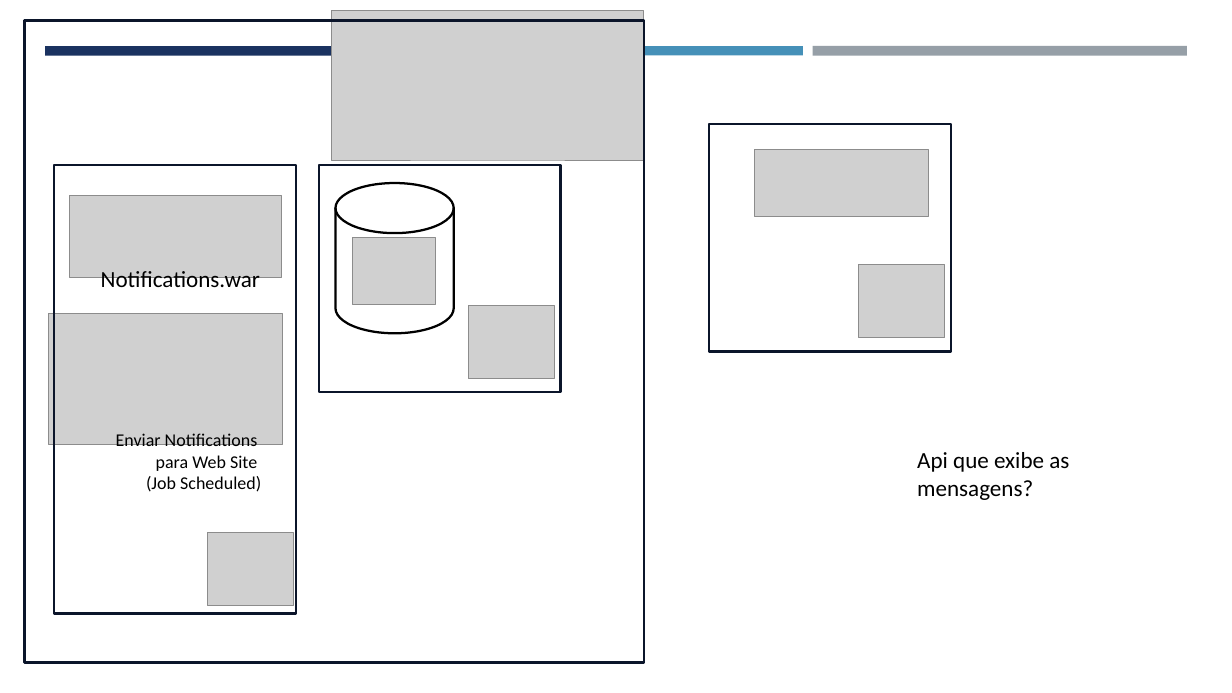
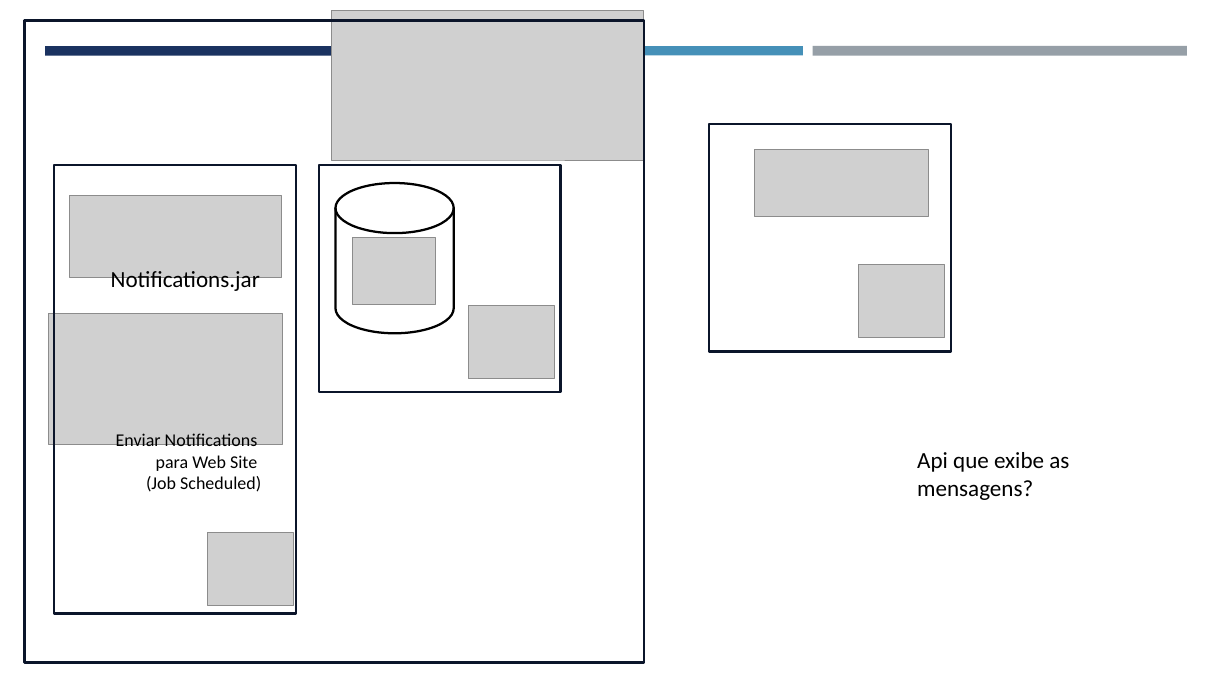
Before and after one commit to fahpsouza/notifications, a slide deck: slide 2 of docs/Notifications App.pptx. Drawn at 1232x693 pixels with LibreOffice and Linux fonts; fonts in the diff are those of the drawing; grey boxes stand for pictures. Boxes give left, top, right and bottom in pixels: in the first picture for what was removed or moved away, otherwise in the second. Text is boxed around its words. In the diff, an @@ line names an element or a change of style, - is before the commit and + after.

```diff
--- a/docs/Notifications App.pptx
+++ b/docs/Notifications App.pptx
@@ text at box(111, 271, 260, 294): text changed @@
-Notifications.war
+Notifications.jar
```
Also in this commit, not shown: 5 other files.
